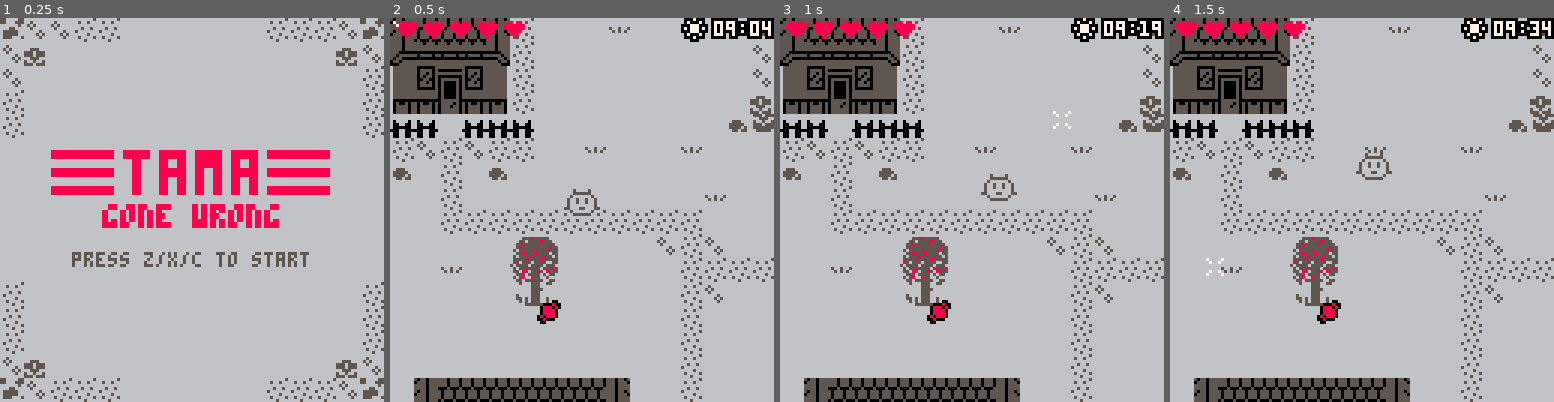
Above: before the commit, frames 1-4 (left to right).
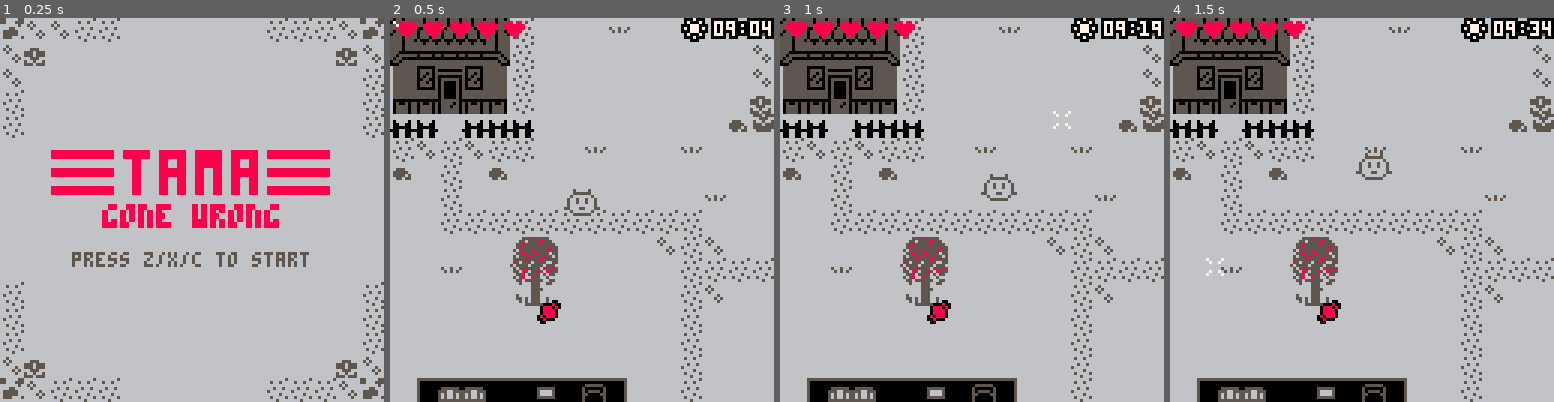
Above: after the commit, the same moments.

Repository: Lyatus/ld43
Game: PICO-8 cartridge ld43.p8
The game is run twice, just before and just after one commit, with the same random seed, the same clock (stepped at 60 frames per second) and the same inputs.
Inputs (mouse positions are in pixels of both pictures, inside the frame that each line leads up to):
- Up to frame 1 (0.25 s): no input
- Up to frame 2 (0.5 s): tap X (X key) at 0.33 s
- Up to frame 3 (1 s): click (1060, 121) at 0.67 s; tap O (Z key) at 0.7 s
- Up to frame 4 (1.5 s): tap X (X key) at 1.07 s; click (1216, 267) at 1.22 s

Frame 1 is identical in both runs. In frame 2, 2.1% of the frame differs, in the area x 6-63%, y 93-100%; in frame 3, 2.1%; in frame 4, 2.1%.

Commit message:
Updated roofs

Diff:
--- a/ld43.p8
+++ b/ld43.p8
@@ -489,9 +489,9 @@
 
 houses = {
 	{
-		x=4,y=2,
-		mx=35,my=11,
-		w=5,h=6,
+		x=4,y=1,
+		mx=35,my=10,
+		w=5,h=7,
 	},
 	{
 		x=20,y=3,
@@ -499,9 +499,9 @@
 		w=8,h=6,
 	},
 	{
-		x=5,y=19,
-		mx=45,my=3,
-		w=9,h=6,
+		x=5,y=20,
+		mx=45,my=2,
+		w=9,h=7,
 	},
 
 	-- trees
